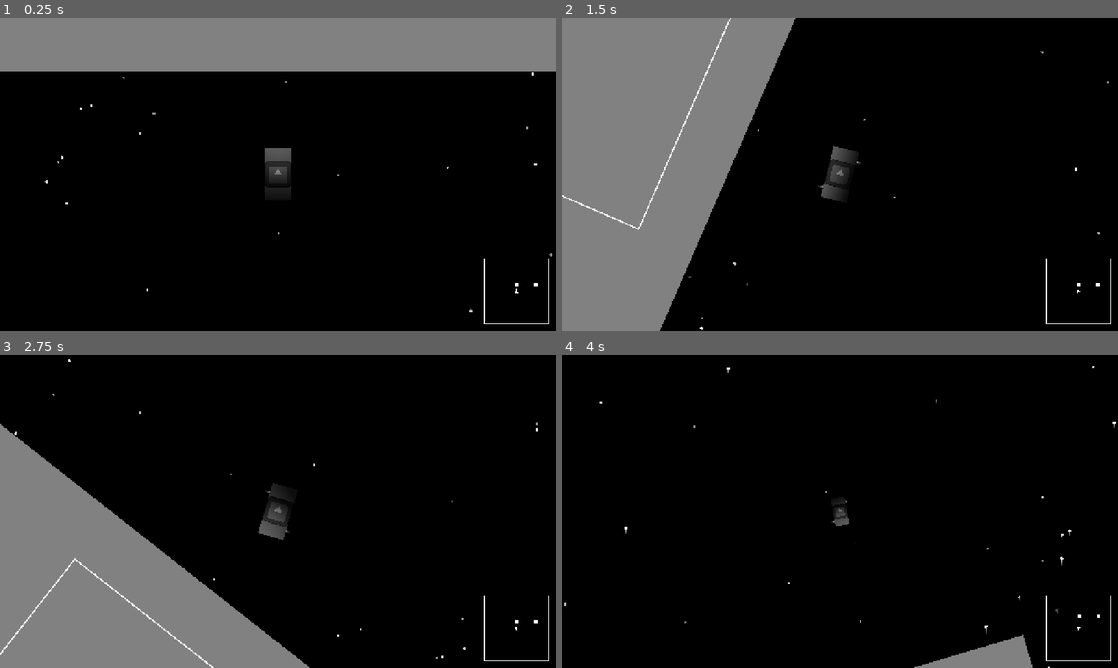
Above: before the commit, frames 1-4 (two rows, left to right).
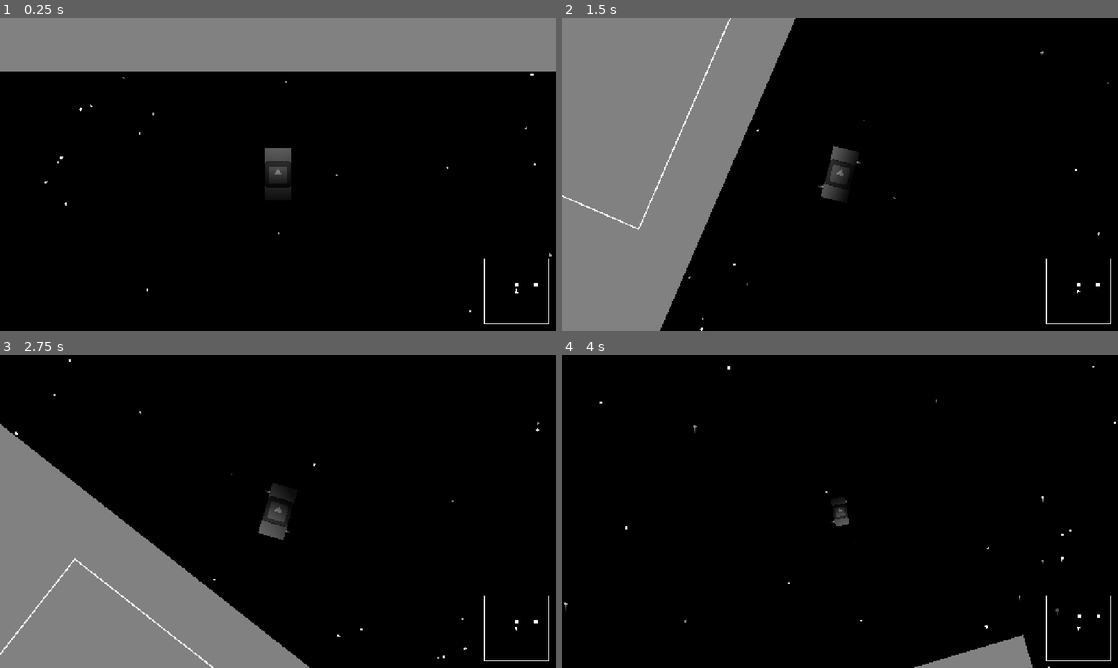
Above: after the commit, the same moments.

Repository: liamfmoran/1-bit-jam
Game: Godot game, scene res://scenes/main.tscn
The game is run twice, just before and just after one commit, with the same random seed, the same clock (stepped at 60 frames per second) and the same inputs. The engine's default icon, where the game draws it, is replaced by a stand-in: a white triangle on a blue panel in a dark square.
Inputs:
- Up to frame 1 (0.25 s): no input
- Up to frame 2 (1.5 s): hold D (turn_right) 0.53-1.28 s; hold E (brake) from 1.28 s (still down)
- Up to frame 3 (2.75 s): release E (brake) at 2.03 s; hold D (turn_right) from 2.03 s (still down)
- Up to frame 4 (4 s): release D (turn_right) at 2.78 s; hold W (thrust_forward) 2.78-3.53 s; hold A (turn_left) from 3.53 s (still down)

The runs differ from the first frame. In frame 1, less than 0.1% of the frame differs, in the area x 8-100%, y 17-94%; in frame 2, less than 0.1%; in frame 3, less than 0.1%; in frame 4, less than 0.1%, in the area x 0-100%, y 3-90%.

Commit message:
ship docking tractor beam ROUGH

Diff:
--- a/resources/items/item_data.gd
+++ b/resources/items/item_data.gd
@@ -6,3 +6,4 @@
 @export var mass: float = 0.0
 @export var cost: int = 0
 @export var icon: Texture2D
+@export var is_part: bool
--- a/scenes/main.tscn
+++ b/scenes/main.tscn
@@ -20,6 +20,7 @@
 script = ExtResource("1_a3k7m")
 
 [node name="World" parent="." unique_id=102097468 instance=ExtResource("2_p5v8n")]
+position = Vector2(2, -1)
 
 [node name="PostProcessLayer" type="CanvasLayer" parent="." unique_id=1923292393]
 layer = 2
--- a/scenes/ship/ship.gd
+++ b/scenes/ship/ship.gd
@@ -44,6 +44,7 @@
 var gimbal_angle: float = 0.0
 var _hull_mat: ShaderMaterial
 var _thrusters: ThrusterVisuals
+var _docked: bool
 
 
 func _ready() -> void:
@@ -87,6 +88,12 @@
 	var gimbal_target := 0.0 if braking else -turn_input * gimbal_max_angle
 	gimbal_angle = lerp(gimbal_angle, gimbal_target, gimbal_speed * delta)
 
+	if _docked and not braking and linear_velocity.length_squared()>0.1:
+		braking = true
+	else:
+		_docked = false
+
+
 	if braking:
 		_brake(forward_dir, turn_input)
 		_update_flames_braking(forward_dir, turn_input)
@@ -129,6 +136,7 @@
 		apply_force(-forward_dir * stab_f, ENGINE_SRR.rotated(rotation))
 
 	_update_flames(thrusting_forward, thrusting_reverse, fire_left, fire_right, stab_f / stabilizer_force)
+
 
 
 func _apply_lateral_rcs() -> void:
--- a/scenes/ui/inventory_menu.tscn
+++ b/scenes/ui/inventory_menu.tscn
@@ -35,6 +35,7 @@
 
 [node name="ShopList" type="VBoxContainer" parent="VBoxContainer/ShopScroll" unique_id=1768939811]
 unique_name_in_owner = true
+clip_contents = true
 layout_mode = 2
 size_flags_horizontal = 3
 size_flags_vertical = 3
@@ -77,6 +78,7 @@
 
 [node name="InventoryList" type="VBoxContainer" parent="VBoxContainer/InventoryScroll" unique_id=2041037934]
 unique_name_in_owner = true
+clip_contents = true
 layout_mode = 2
 size_flags_horizontal = 3
 size_flags_vertical = 3
--- a/scenes/world/camera_manager.gd
+++ b/scenes/world/camera_manager.gd
@@ -5,7 +5,7 @@
 @export var zoom_speed_factor: float = 0.002
 @export var zoom_smoothing: float = 3.0
 @export var zoom_out_smoothing: float = 5.5
-@export var dock_zoom: float = 1.7
+@export var dock_zoom: float = 1.5
 @export var dock_zoom_duration: float = 1.4
 @export var undock_zoom_duration: float = 1.0
 @export var rotation_smoothing: float = 6.0
--- a/scenes/world/dock.gd
+++ b/scenes/world/dock.gd
@@ -30,10 +30,25 @@
 	if _docked_ship or not body.is_in_group("player"):
 		return
 	_docked_ship = body
+
+	body.freeze = true
+	var tween_pos : Tween = create_tween().set_ease(Tween.EASE_OUT).set_trans(Tween.TRANS_CUBIC)
+	tween_pos.tween_property(body, "global_position", detection_zone.global_position, 1.0)
+	var tween_rot : Tween = create_tween().set_ease(Tween.EASE_OUT).set_trans(Tween.TRANS_CUBIC)
+
+	tween_rot.tween_property(body, "global_rotation", detection_zone.global_rotation, 1.0)
+	tween_pos.finished.connect(func():
+		body.freeze = false
+		GameState.dock()
+	)
+
 	GameState.complete_delivery(dock_name)
 	GameState.dock()
 	_show_menus()
 	_animate_panels(true)
+
+	body._docked = true
+
 
 
 func _on_body_exited(body: Node2D) -> void:
